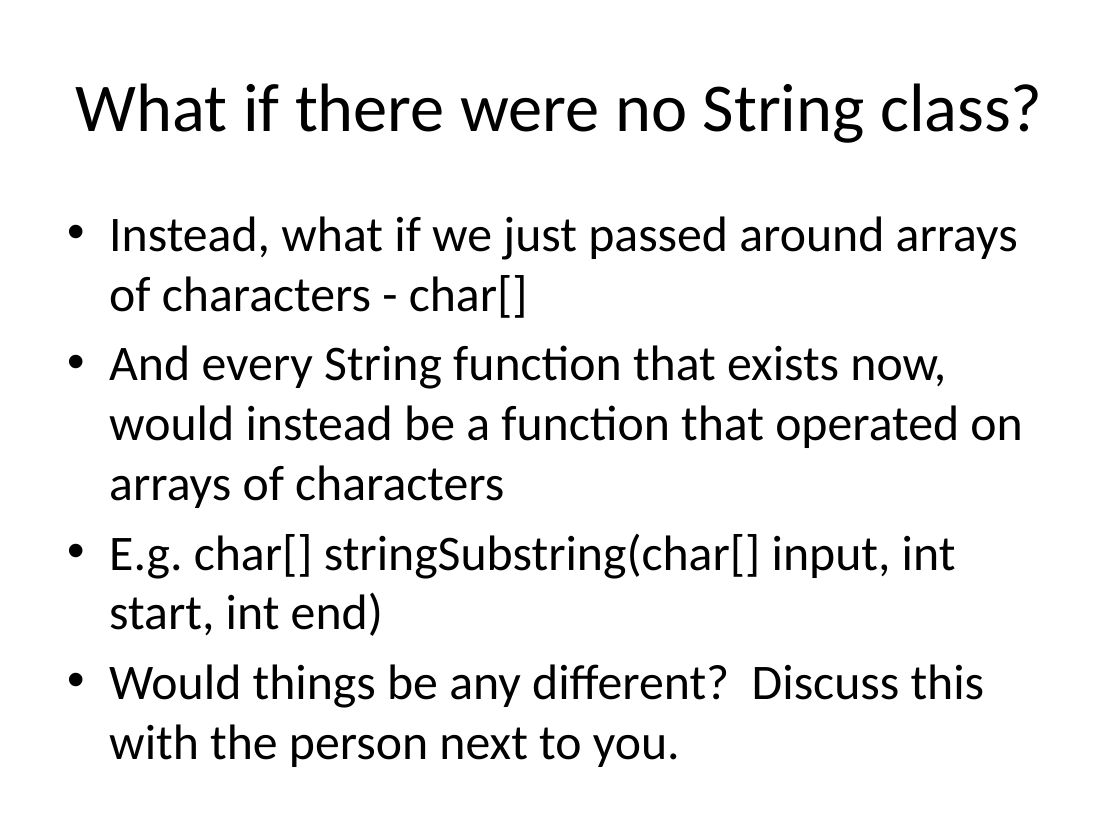
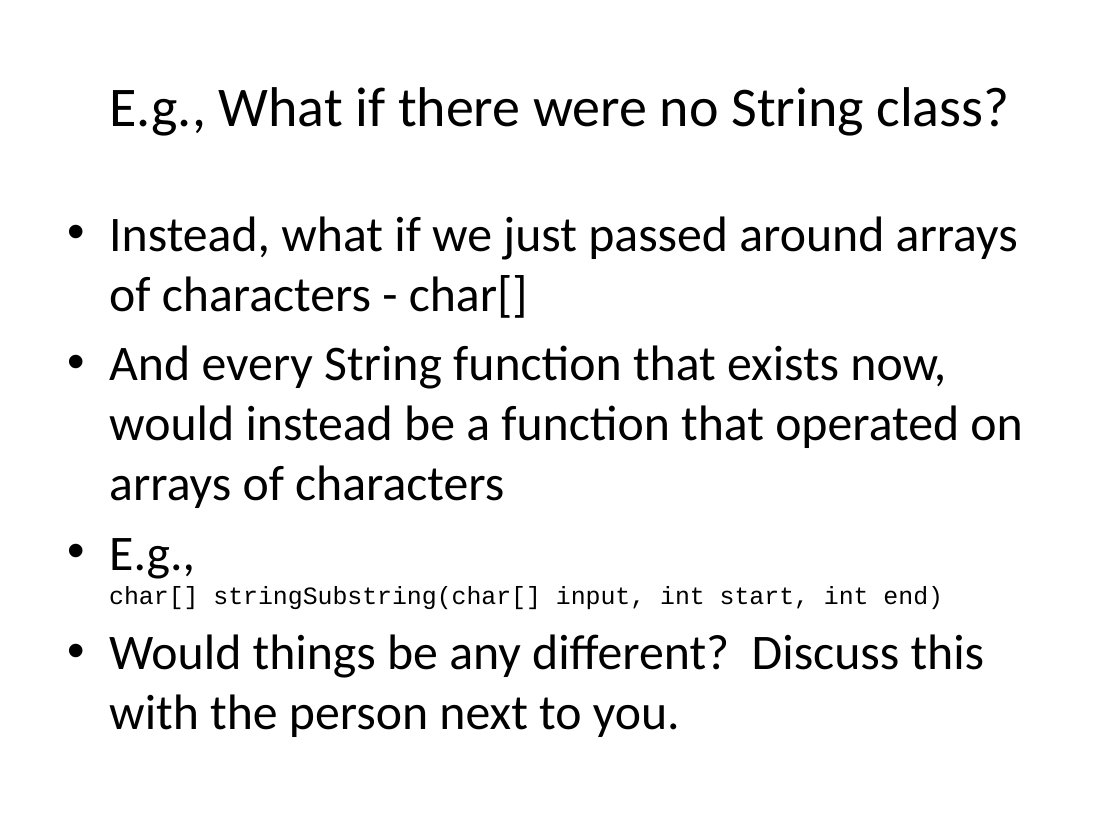
Before and after one commit to RHIT-CSSE/csse220, a slide deck: slide 14 of ClassMaterials/Encapsulation/Slides/Encapsulation.pptx. Drawn at 1120x840 pixels with LibreOffice and Linux fonts; fonts in the diff are those of the drawing. Boxes give left, top, right and bottom in pixels: in the first picture for what was removed or moved away, otherwise in the second. Text is boxed around its words. In the diff, an @@ line names an element or a change of style, - is before the commit and + after.

```diff
--- a/ClassMaterials/Encapsulation/Slides/Encapsulation.pptx
+++ b/ClassMaterials/Encapsulation/Slides/Encapsulation.pptx
@@ title at box(110, 87, 1009, 136): text changed; size 44 to 36 pt @@
-What if there were no String class?
+E.g., What if there were no String class?
@@ text at box(109, 538, 943, 609): text changed; size 32 to 16 pt; font Calibri to Courier New @@
-• E.g. char[] stringSubstring(char[] input, int start, int end)
+• E.g.,
+  char[] stringSubstring(char[] input, int start, int end)
```
Also in this commit, not shown: 18 other slides changed, 3 slides added, 3 slides removed.
